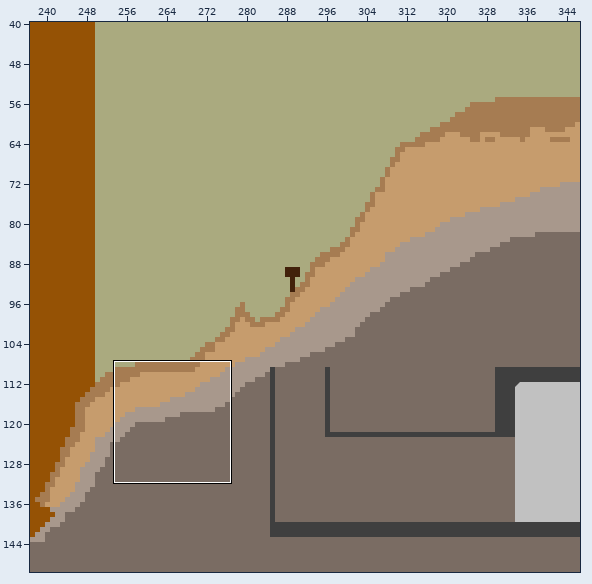
An edit to a level. Tiled map, build/data/map/level1.tmx. The picture above shows the old version from afar; the outline marks the close-up.
Close-up. Old version:
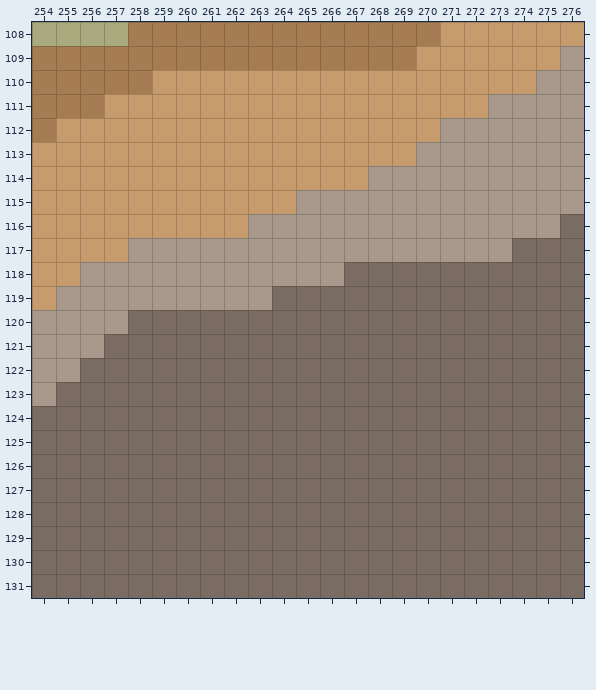
Cells are 16x16 px. Shown: x 254..276, y 108..131. The commit also changed other parts of the map, which this record leaves out.
Once edited:
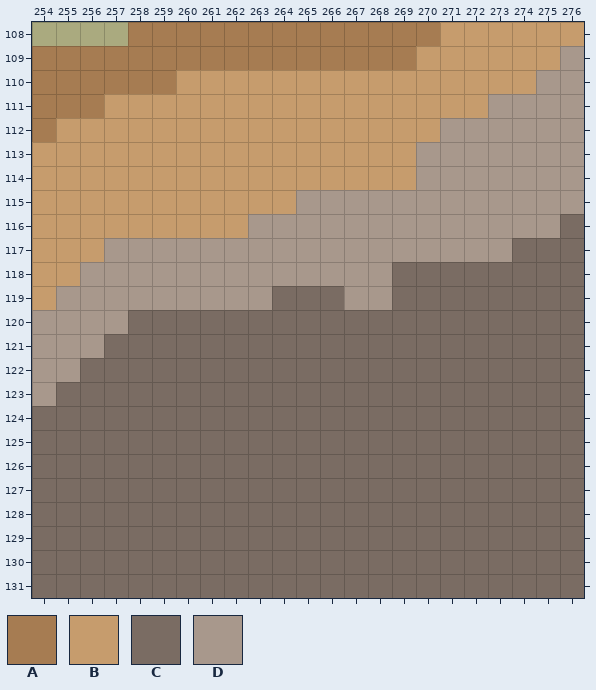
Key: from "assets_world_brown": A 24, B 29; from "assets_world_brown-grey": C 19, D 34.
_ is an empty cell, . an unchanged one.
What changed:
--- layer "layer_02"
@@ x 257..257 @@
-117 B
+117 _
--- layer "layer_01"
@@ x 259..259 @@
-110 _
+110 A
@@ x 257..267 @@
-117 _..........
-118 .........._
-119 .........._
+117 D..........
+118 ..........D
+119 ..........D
--- layer "forground"
@@ x 259..259 @@
-110 B
+110 _
@@ x 268..269 @@
-114 DD
+114 __
@@ x 267..268 @@
-118 CC
-119 CC
+118 __
+119 __
Changed places in both close-ups, as pixel boxes (x1, y1, x2, y2):
changed: (152, 70, 176, 94)
removed: (368, 166, 416, 190)
changed: (104, 238, 128, 262)
changed: (344, 262, 392, 310)
